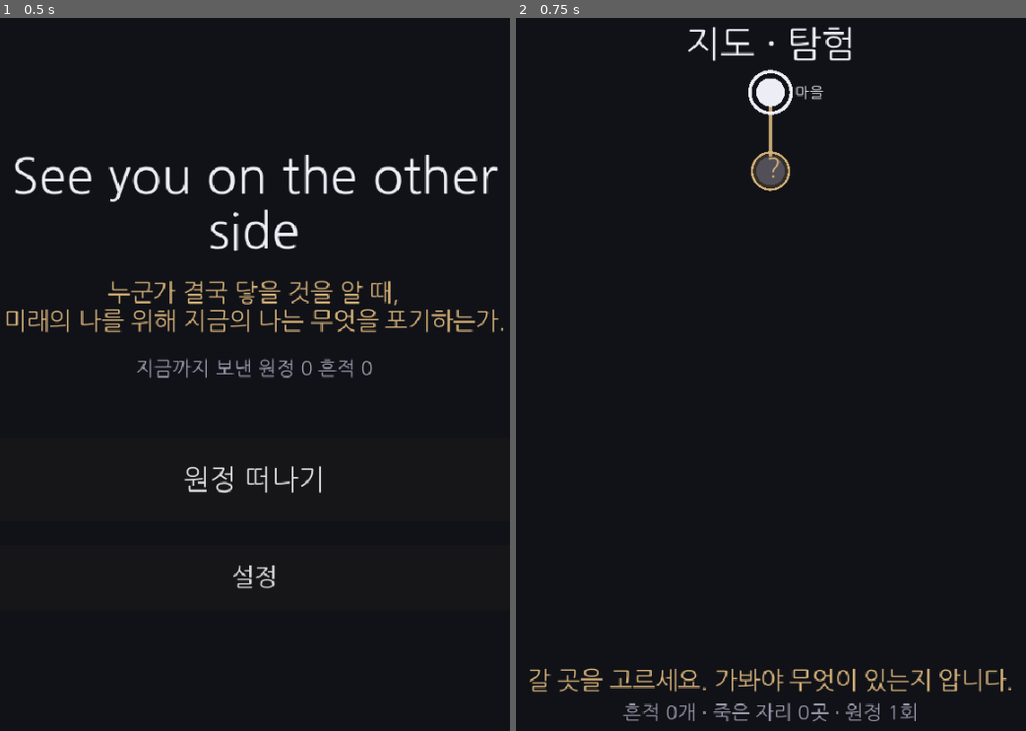
Above: before the commit, frames 1-2 (left to right).
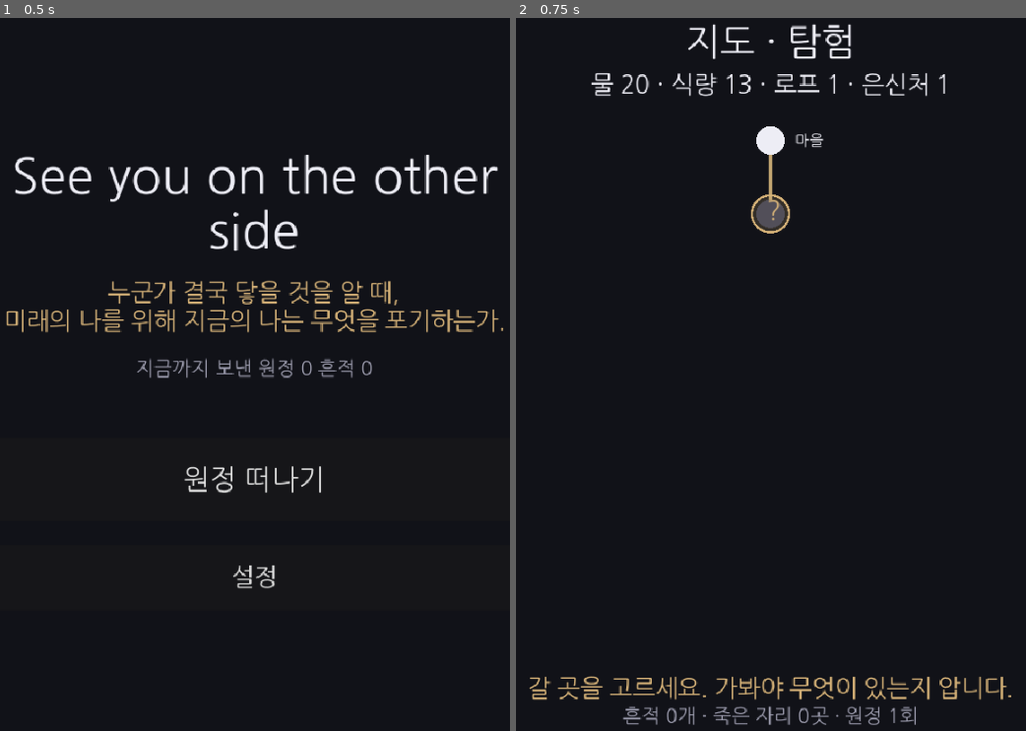
Above: after the commit, the same moments.

Repository: soomin007/Otherside
Game: Godot game, scene res://scenes/main.tscn
Two runs of this game, one before a commit and one after it. Both use one fixed random seed, a clock stepped at 60 frames per second and the inputs below.
Inputs:
- Up to frame 1 (0.5 s): no input
- Up to frame 2 (0.75 s): click "원정 떠나기" at 0.5 s

Frame 1 is identical in both runs. In frame 2, 4.4% of the frame differs, in the area x 2-98%, y 0-100%.

Commit message:
feat(map): 이동을 맵으로 이전 — 맵이 곧 탐험 인터페이스
- Map.gd: 상단 자원 HUD + 플레이어 마커. _process 가 STEP_INTERVAL 마다
  run.step() 호출해 마커를 노드 사이로 보간 이동시키며 자원 소모·HUD 갱신.
  도착(arrived) 또는 도중 고갈사 시 go_to_expedition. 클릭 → begin_travel + 이동 시작.
- GameState.gd: travel_to 폐기 → begin_travel(엣지만 시작) + go_to_expedition(도착 시 전환).
- ExpeditionRun.gd: step() 의 엣지 중 일반 상황 제거(도착 이벤트만, 이동 중 상황은 다음 단계).
- Expedition.gd: "도착한 노드 화면"으로 — _ready 가 도착 즉시 죽음/이벤트 표시,
  _on_advance 는 결정 끝나면 arrive_node 로 지도 복귀.
- 기획서 §5(1·2·3단계 완료·루프 갱신), backlog ★ 항목 ① 완료 정리, 세션 로그.

Co-Authored-By: Claude Opus 4.8 (1M context) <noreply@anthropic.com>
Claude-Session: https://claude.ai/code/session_016EykXXuV1kPR9ZLNY3e4LP

Diff:
--- a/scripts/GameState.gd
+++ b/scripts/GameState.gd
@@ -40,10 +40,13 @@
 	expedition_count += 1
 	_mark_visited(MapGraph.START_ID)
 
-## 지도에서 고른 노드로 향한다 (지도 → 횡스크롤). 그 엣지를 시작하고 씬을 바꾼다.
-func travel_to(target_id: String) -> void:
+## 지도에서 고른 노드로 향하기 시작한다(엣지 시작, 씬 전환 없음). 마커 이동·소모는 Map 이 처리한다.
+func begin_travel(target_id: String) -> void:
 	if current_run != null:
 		current_run.begin_edge(target_id)
+
+## 목표 노드에 도착했을 때 그 노드 화면으로 전환한다 (Map 이 호출).
+func go_to_expedition() -> void:
 	get_tree().change_scene_to_file(SCENE_EXPEDITION)
 
 ## 노드에 도착해 지도로 돌아간다 (횡스크롤 → 지도). 현재 노드를 목표로 옮긴다.
--- a/scripts/core/ExpeditionRun.gd
+++ b/scripts/core/ExpeditionRun.gd
@@ -141,9 +141,7 @@
 		var ev: Dictionary = Situations.pick_event(node, _flags, rng)
 		if not ev.is_empty():
 			_set_pending(ev)
-	elif leg >= _next_situation_leg:
-		# 엣지 중 일반 상황 — 플래그 조건(requires)도 받는다(같은 런 연쇄).
-		_set_pending(Situations.pick(rng, _last_situation_id, _flags))
+	# 엣지 중 일반 상황(이동 중 자잘한 상황)은 다음 단계에서 맵 카드로 부활 — 지금은 도착 이벤트만.
 
 ## 상황의 한 선택지를 적용한다 — 자원 델타 반영 후 고갈 판정. 선택이 곧 죽음일 수도 있다.
 func apply_choice(effect: Dictionary) -> void:
--- a/scripts/ui/Expedition.gd
+++ b/scripts/ui/Expedition.gd
@@ -45,6 +45,11 @@
 		_run = GameState.current_run
 	_build_hud()
 	_refresh()
+	# 도착해서 들어온 노드 화면 — 이동은 맵에서 끝났다. 죽었으면 죽음, 도착 이벤트가 있으면 표시.
+	if not _run.alive:
+		_die(_run.death_cause)
+	elif not _run.pending_situation.is_empty():
+		_show_situation()
 
 func _build_hud() -> void:
 	# 폭풍 2·3층 파티클 — 맨 먼저 add 해 _draw(지면·걷는 이) 위, HUD/모달 아래에 렌더된다.
@@ -262,18 +267,10 @@
 # --- 입력 ---
 
 func _on_advance() -> void:
+	# 이동은 맵에서 끝났다. 이 화면은 도착한 노드 — 결정을 마쳤으면 지도로 복귀한다.
 	if not _run.alive or not _run.pending_situation.is_empty():
 		return
-	if _run.arrived():
-		GameState.arrive_node()  # 목표 노드 도착 → 지도로 복귀(다음 분기 선택)
-		return
-	_run.step()
-	_refresh()
-	if not _run.alive:
-		_die(_run.death_cause)
-		return
-	if not _run.pending_situation.is_empty():
-		_show_situation()
+	GameState.arrive_node()
 
 ## 남기기 — 물건 하나를 두고(자원 -비용) 계속 간다(런당 1회). 죽음과 분리.
 func _on_leave_pressed() -> void:
--- a/scripts/ui/Map.gd
+++ b/scripts/ui/Map.gd
@@ -1,13 +1,19 @@
 extends Control
 
-## 탑뷰 지도 — 데스 스트랜딩식 탐험. 미지를 나아가며 발견한다(가봐야 무엇이 있는지 안다).
-## 가본 노드만 정체가 드러나고(이름·종류), 지금 갈 수 있는 다음은 "?"(미지)로만 보인다. 그 너머는 안 보인다.
-## 루프: 갈 곳(미지) 선택 → 이동 → 도착해서 그 장소를 알게 됨 → 다음 갈래가 드러남 → 또 고른다.
-## StS 의 "앞이 다 보임"을 버린 형태. 지형 비주얼·이동을 맵으로 완전 이전·랜드마크 단면 탐색은 다음 단계.
+## 탑뷰 지도 — 데스 스트랜딩식 탐험. 맵 자체가 게임 인터페이스다(별도 이동 씬 없음).
+## 미지("?") 노드를 누르면 마커가 그 노드로 *맵 위에서 실제 이동*하며 자원이 닳고, 도착하면 그 노드 화면으로 넘어간다.
+## 가본 노드만 정체(이름·종류)가 드러나고, 갈 수 있는 다음은 "?", 그 너머는 안 보인다(강한 미지).
+## 이동 중 자잘한 상황·랜드마크 단면 탐색·지형 비주얼은 다음 단계.
 
-const TOP_Y: float = 96.0
-const BOT_Y: float = 120.0
+const TOP_Y: float = 140.0   ## 제목 + 자원 HUD 아래(지도 시작 y)
+const BOT_Y: float = 110.0
 const NODE_R: float = 13.0
+const STEP_INTERVAL: float = 0.28  ## 이동 한 걸음의 시간(초)
+
+var _hud: Label
+var _guide: Label
+var _moving: bool = false
+var _move_timer: float = 0.0
 
 func _ready() -> void:
 	if GameState.current_run == null or not GameState.current_run.alive:
@@ -15,8 +21,13 @@
 
 	var title := UITheme.make_label("지도 · 탐험", UITheme.FS_H1)
 	title.set_anchors_preset(Control.PRESET_TOP_WIDE)
-	title.offset_top = UITheme.SAFE + 10.0
+	title.offset_top = UITheme.SAFE + 8.0
 	add_child(title)
+
+	_hud = UITheme.make_label("", UITheme.FS_LABEL, UITheme.FG)
+	_hud.set_anchors_preset(Control.PRESET_TOP_WIDE)
+	_hud.offset_top = UITheme.SAFE + 54.0
+	add_child(_hud)
 
 	var bottom := CenterContainer.new()
 	bottom.set_anchors_preset(Control.PRESET_BOTTOM_WIDE)
@@ -24,20 +35,21 @@
 	bottom.offset_bottom = -UITheme.SAFE
 	bottom.mouse_filter = Control.MOUSE_FILTER_IGNORE
 	add_child(bottom)
-
 	var bcol := VBoxContainer.new()
 	bcol.custom_minimum_size = Vector2(UITheme.COLUMN_W, 0)
-	bcol.add_theme_constant_override("separation", 8)
 	bottom.add_child(bcol)
-
-	bcol.add_child(UITheme.make_label(_guide_text(), UITheme.FS_LABEL, UITheme.SAND))
+	_guide = UITheme.make_label(_guide_text(), UITheme.FS_LABEL, UITheme.SAND)
+	bcol.add_child(_guide)
 	bcol.add_child(UITheme.make_label(
 		"흔적 %d개 · 죽은 자리 %d곳 · 원정 %d회" % [GameState.traces.size(), GameState.deaths.size(), GameState.expedition_count],
 		UITheme.FS_SMALL, UITheme.MUTED))
 
+	_refresh_hud()
 	queue_redraw()
 
 func _guide_text() -> String:
+	if _moving:
+		return "나아가는 중..."
 	if _current_node_id() == "end":
 		return "목적지에 닿았다. (여기까지가 Phase 0)"
 	return "갈 곳을 고르세요. 가봐야 무엇이 있는지 압니다."
@@ -47,13 +59,38 @@
 		return GameState.current_run.current_node
 	return MapGraph.START_ID
 
-## 정체가 드러난 노드(가본 곳). 이름·종류가 보인다.
 func _is_revealed(id: String) -> bool:
 	return GameState.visited_nodes.has(id)
 
-# --- 노드 선택(클릭) ---
+func _refresh_hud() -> void:
+	var run: ExpeditionRun = GameState.current_run
+	if run == null or _hud == null:
+		return
+	_hud.text = "물 %d · 식량 %d · 로프 %d · 은신처 %d" % [run.get_res("water"), run.get_res("food"), run.get_res("rope"), run.get_res("shelter")]
+
+# --- 이동 (맵 위에서 실제로) ---
+
+func _process(delta: float) -> void:
+	if not _moving:
+		return
+	queue_redraw()
+	_move_timer += delta
+	if _move_timer < STEP_INTERVAL:
+		return
+	_move_timer = 0.0
+	var run: ExpeditionRun = GameState.current_run
+	if run == null:
+		_moving = false
+		return
+	run.step()
+	_refresh_hud()
+	if not run.alive or run.arrived():
+		_moving = false
+		GameState.go_to_expedition()  # 도착(또는 도중 고갈사) → 그 노드 화면
 
 func _gui_input(event: InputEvent) -> void:
+	if _moving:
+		return
 	var clicked: bool = (event is InputEventMouseButton and event.pressed and event.button_index == MOUSE_BUTTON_LEFT) \
 		or (event is InputEventScreenTouch and event.pressed)
 	if not clicked:
@@ -63,7 +100,11 @@
 	for nx in MapGraph.node(_current_node_id()).get("next", []):
 		var p: Vector2 = _node_screen(MapGraph.node(str(nx)), area)
 		if pos.distance_to(p) <= NODE_R + 18.0:
-			GameState.travel_to(str(nx))
+			GameState.begin_travel(str(nx))
+			_moving = true
+			_move_timer = 0.0
+			if _guide != null:
+				_guide.text = "나아가는 중..."
 			return
 
 # --- 렌더 ---
@@ -89,6 +130,18 @@
 		"end": return UITheme.DANGER
 		_: return UITheme.MUTED
 
+## 플레이어 마커 위치 — 이동 중이면 현재→목표 노드 보간, 아니면 현재 노드.
+func _marker_pos(area: Rect2) -> Vector2:
+	var run: ExpeditionRun = GameState.current_run
+	if run == null:
+		return _node_screen(MapGraph.node(MapGraph.START_ID), area)
+	var cur_p: Vector2 = _node_screen(MapGraph.node(run.current_node), area)
+	var tgt: String = run.target_node_id()
+	if not _moving or tgt == "":
+		return cur_p
+	var prog: float = float(ExpeditionRun.EDGE_LEN - run.edge_remaining()) / float(ExpeditionRun.EDGE_LEN)
+	return cur_p.lerp(_node_screen(MapGraph.node(tgt), area), clampf(prog, 0.0, 1.0))
+
 func _draw() -> void:
 	var rect: Vector2 = size
 	if rect.x <= 0.0 or rect.y <= 0.0:
@@ -103,7 +156,7 @@
 	var cur: String = _current_node_id()
 	var nexts: Array = MapGraph.node(cur).get("next", [])
 
-	# 엣지 — 가본 노드에서 나가는 길만. 끝이 가봤거나(드러남) 지금 갈 수 있는(미지) 곳일 때.
+	# 엣지 — 가본 노드에서 나가는 길만(끝이 가봤거나 지금 갈 수 있는 곳일 때).
 	for id in MapGraph.NODES:
 		if not _is_revealed(id):
 			continue
@@ -111,13 +164,12 @@
 		var from_cur: bool = (id == cur)
 		for nx in MapGraph.node(id).get("next", []):
 			var nx_s: String = str(nx)
-			var to_reachable: bool = nx_s in nexts
-			if not (_is_revealed(nx_s) or to_reachable):
+			if not (_is_revealed(nx_s) or nx_s in nexts):
 				continue
 			var col: Color = Color(0.80, 0.68, 0.46, 0.95) if from_cur else Color(0.42, 0.40, 0.38, 0.55)
 			draw_line(from, _node_screen(MapGraph.node(nx_s), area), col, 3.0 if from_cur else 1.5)
 
-	# 노드 — 가본 곳은 정체(이름·종류), 갈 수 있는 미지는 "?"(밝게 빛남), 나머지는 안 보임.
+	# 노드 — 가본 곳은 정체, 갈 수 있는 미지는 "?", 나머지는 안 보임.
 	for id in MapGraph.NODES:
 		var revealed: bool = _is_revealed(id)
 		var reachable: bool = id in nexts
@@ -125,20 +177,22 @@
 			continue
 		var p: Vector2 = _node_screen(MapGraph.NODES[id], area)
 		if revealed:
-			var kind: String = str(MapGraph.NODES[id].get("kind", ""))
-			var col: Color = _kind_color(kind)
-			if reachable:
+			var col: Color = _kind_color(str(MapGraph.NODES[id].get("kind", "")))
+			if reachable and not _moving:
 				draw_circle(p, NODE_R + 6.0, Color(col.r, col.g, col.b, 0.22))
 				draw_arc(p, NODE_R + 5.0, 0.0, TAU, 28, UITheme.SAND, 2.5)
 			draw_circle(p, NODE_R, col)
-			if id == cur:
-				draw_arc(p, NODE_R + 6.0, 0.0, TAU, 28, UITheme.FG, 3.0)
 			if font != null:
 				draw_string(font, p + Vector2(NODE_R + 9.0, 5.0), str(MapGraph.NODES[id].get("name", "")), HORIZONTAL_ALIGNMENT_LEFT, 150.0, UITheme.FS_TINY, col)
 		else:
-			# 갈 수 있지만 가본 적 없는 곳 — 미지("?"). 밝게 빛나 클릭을 부른다.
-			draw_circle(p, NODE_R + 5.0, Color(0.84, 0.70, 0.47, 0.18))
-			draw_arc(p, NODE_R + 4.0, 0.0, TAU, 28, UITheme.SAND, 2.0)
+			if not _moving:
+				draw_circle(p, NODE_R + 5.0, Color(0.84, 0.70, 0.47, 0.18))
+				draw_arc(p, NODE_R + 4.0, 0.0, TAU, 28, UITheme.SAND, 2.0)
 			draw_circle(p, NODE_R, Color(0.32, 0.31, 0.35))
 			if font != null:
 				draw_string(font, p - Vector2(4.0, -6.0), "?", HORIZONTAL_ALIGNMENT_LEFT, -1, UITheme.FS_BODY, UITheme.SAND)
+
+	# 플레이어 마커 — 현재 위치(이동 중이면 길 위를 나아간다).
+	var mp: Vector2 = _marker_pos(area)
+	draw_circle(mp, 7.0, UITheme.FG)
+	draw_arc(mp, 11.0, 0.0, TAU, 22, UITheme.FG, 2.0)
Not shown, changed: docs/design/SYOTOS_기획서_v0.1.md
Not shown, changed: docs/design/backlog.md
Not shown, changed: session_logs/2026-06-30.md
